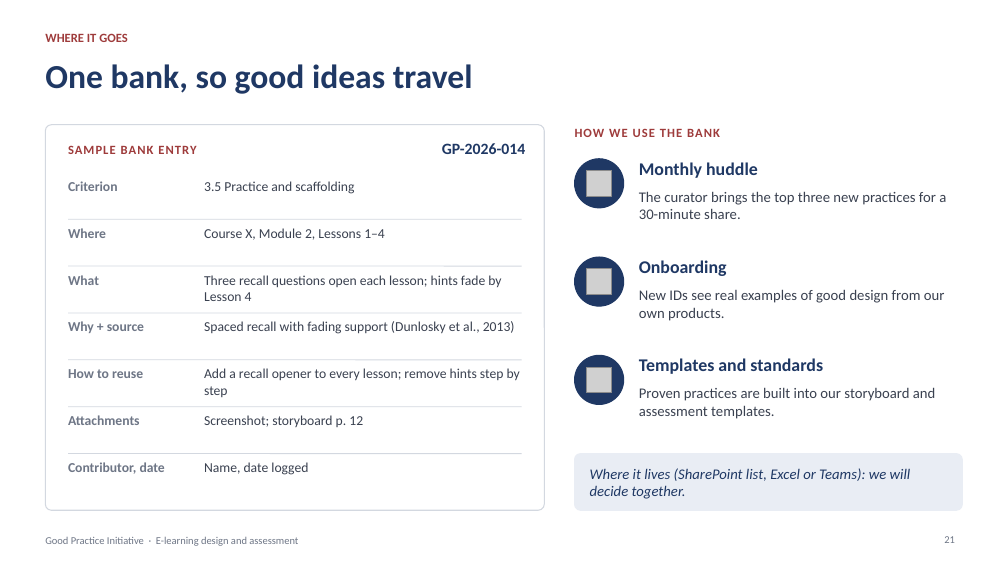
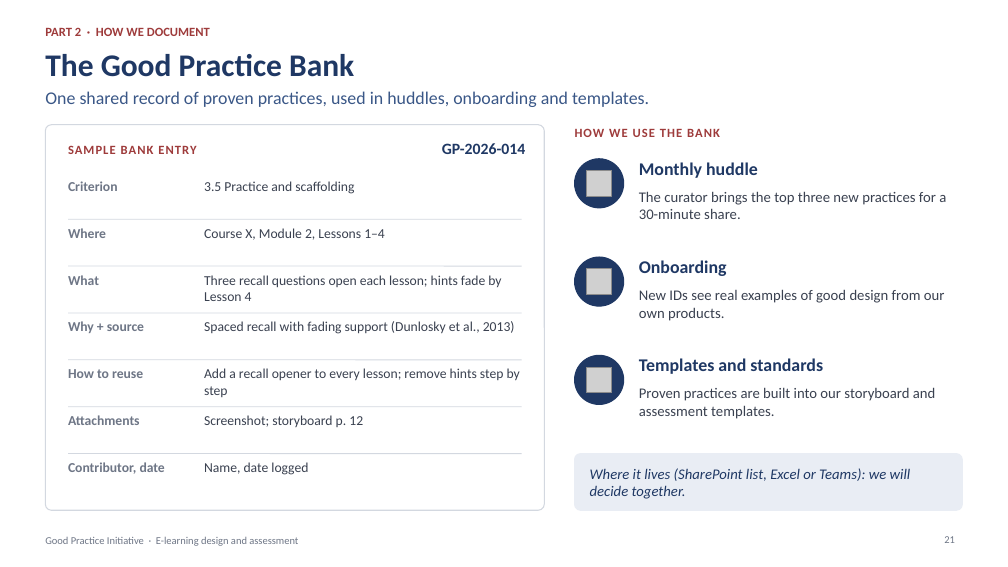
Before and after one commit to hpf118/Tina, a slide deck: slide 21 of good-practice-deck/Good-Practice-Initiative-Team-Briefing.pptx. Drawn at 1008x567 pixels with LibreOffice and Linux fonts; fonts in the diff are those of the drawing; grey boxes stand for pictures. Boxes give left, top, right and bottom in pixels: in the first picture for what was removed or moved away, otherwise in the second. Text is boxed around its words. In the diff, an @@ line names an element or a change of style, - is before the commit and + after.

```diff
--- a/good-practice-deck/Good-Practice-Initiative-Team-Briefing.pptx
+++ b/good-practice-deck/Good-Practice-Initiative-Team-Briefing.pptx
@@ text added at (x1=45, y1=27, x2=210, y2=36), 12 pt, text #9E3B3B, bold @@
+PART 2 · HOW WE DOCUMENT
@@ text removed at (x1=45, y1=33, x2=128, y2=42) @@
-WHERE IT GOES
@@ title added at (x1=45, y1=54, x2=354, y2=77), 30 pt, text #1F3864, bold @@
+The Good Practice Bank
@@ title removed at (x1=45, y1=64, x2=473, y2=94) @@
-One bank, so good ideas travel
@@ text added at (x1=45, y1=91, x2=649, y2=107), 17 pt, text #3A5787 @@
+One shared record of proven practices, used in huddles, onboarding and templates.
```
Also in this commit, not shown: 26 other slides changed, 2 other files.
